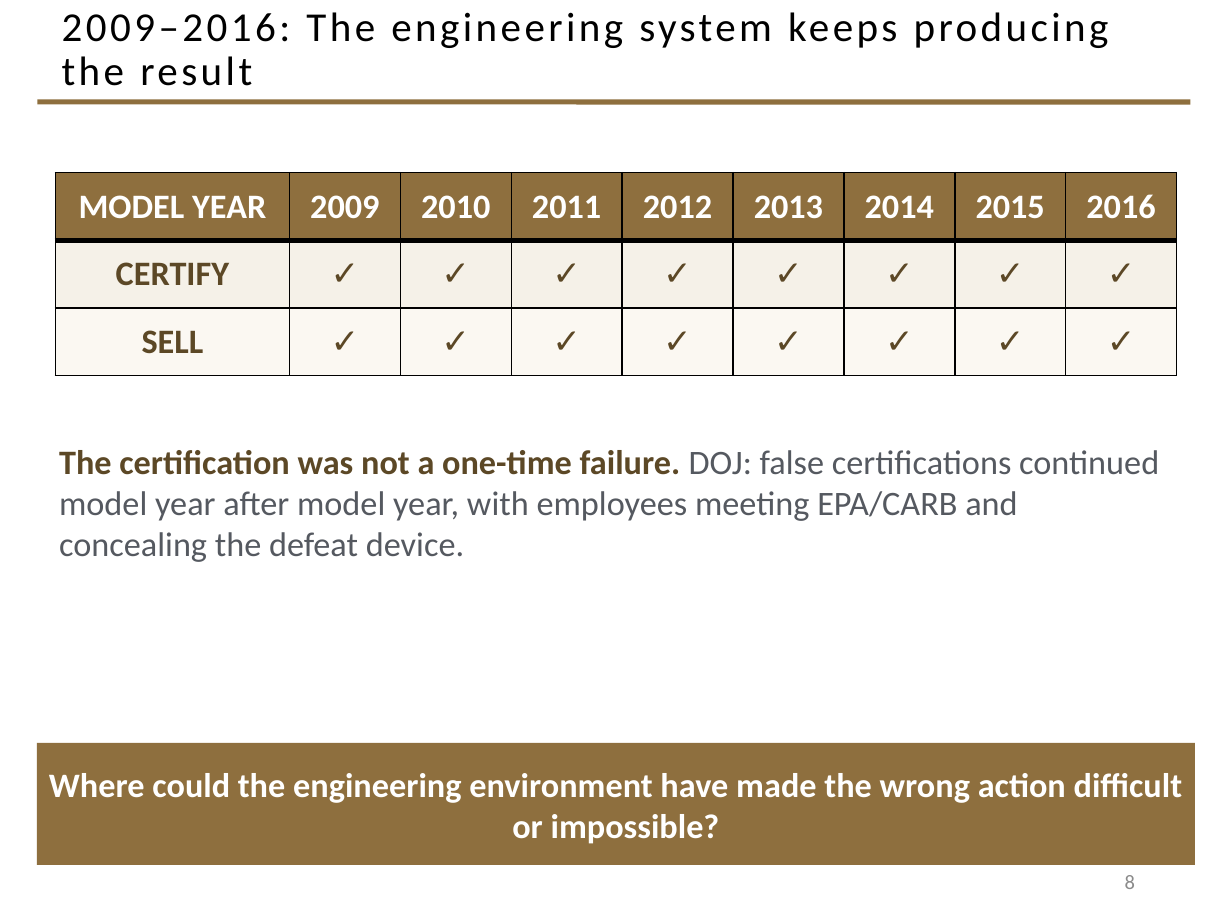
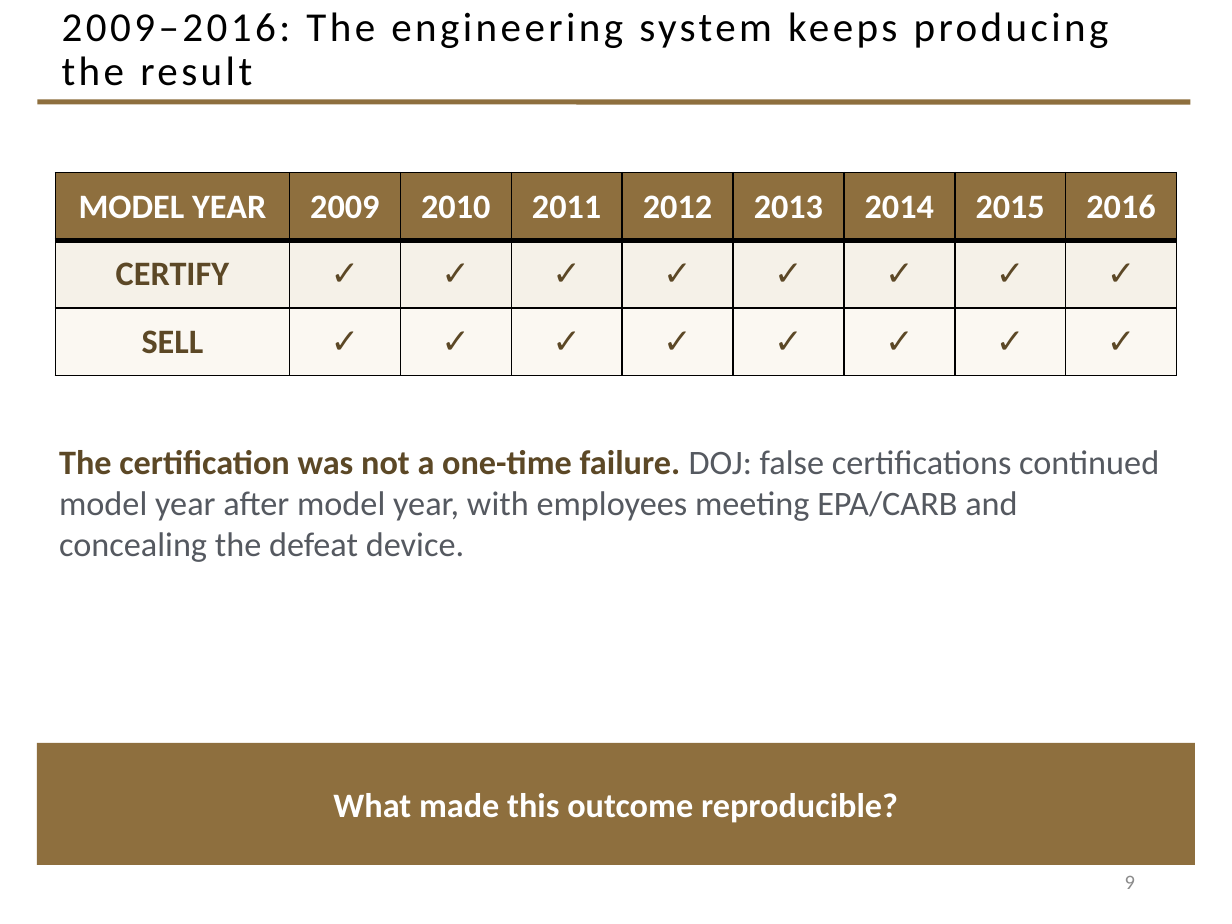
Before and after one commit to davisjam/model-based-agentic-software-engineering, a slide deck: slide 9 of course/lectures/act-2-delegation-and-control/04-failure-aware-engineering/2-4-Failure-Aware-Engineering.pptx (slide 8 before the commit). Drawn at 1232x924 pixels with LibreOffice and Linux fonts; fonts in the diff are those of the drawing; background and template pictures are left out. Boxes give left, top, right and bottom in pixels: in the first picture for what was removed or moved away, otherwise in the second. Text is boxed around its words. In the diff, an @@ line names an element or a change of style, - is before the commit and + after.

Commit message:
deck 2-4 opening: name VW early, add capability-before-misuse slide, sharpen defeat-device move
Slides 2-11: VW named on slide 2 with the ambition above the regulation; slide 3
becomes the objectives triangle; NEW slide 4 presents test recognition as a
capability (un-attributed, per sourcing caution); slide 5 outlines the branch as
DEFEAT DEVICE; 2007 reconsideration gets its chain; 2012 chain cleaned (ACTION
replaces ?????); 2014-15 simplified to a discovery chain. Deck 38 -> 39 slides;
slidenum caches refreshed.

```diff
--- a/course/lectures/act-2-delegation-and-control/04-failure-aware-engineering/2-4-Failure-Aware-Engineering.pptx
+++ b/course/lectures/act-2-delegation-and-control/04-failure-aware-engineering/2-4-Failure-Aware-Engineering.pptx
@@ text in rectangle at (x1=333, y1=793, x2=898, y2=823): text changed @@
-Where could the engineering environment have made the wrong action difficult or impossible?
+What made this outcome reproducible?
@@ page number at (x1=1125, y1=876, x2=1135, y2=889): text changed @@
-8
+9
```
Also in this commit, not shown: 8 other slides changed, 1 slide added.
